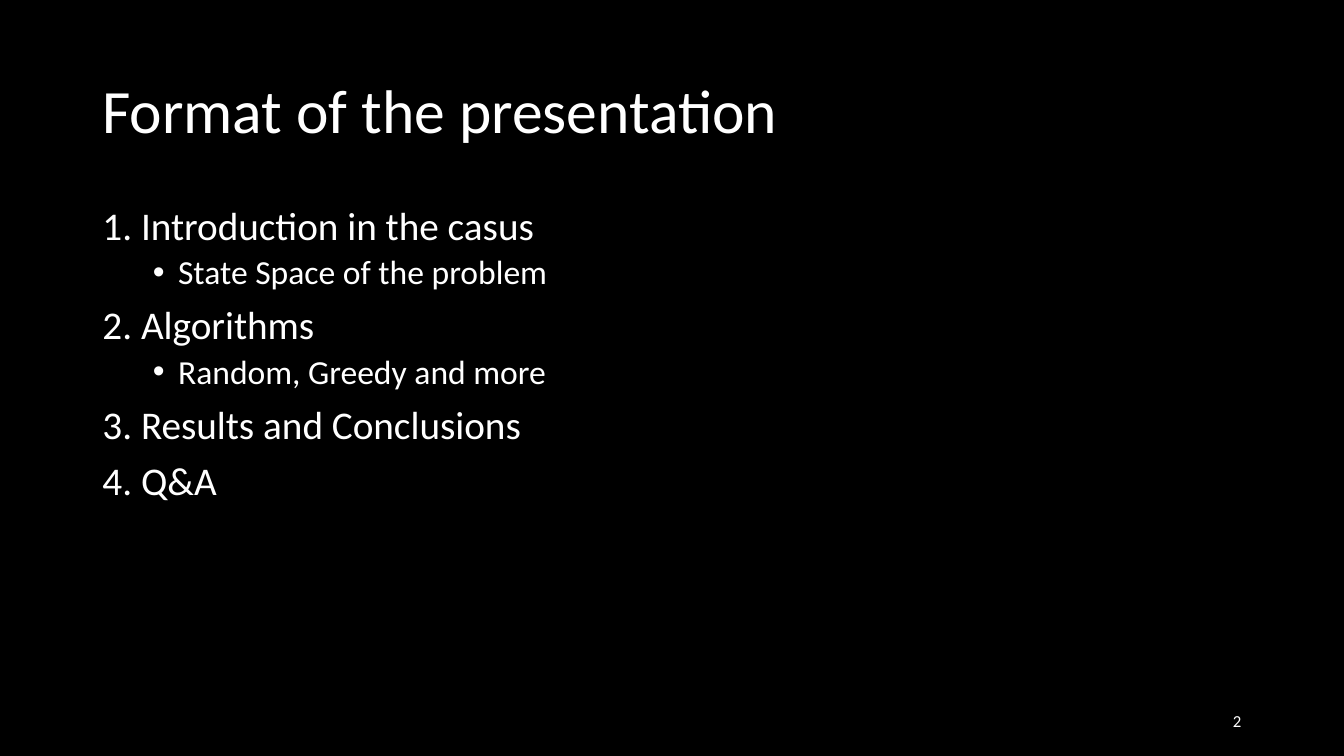
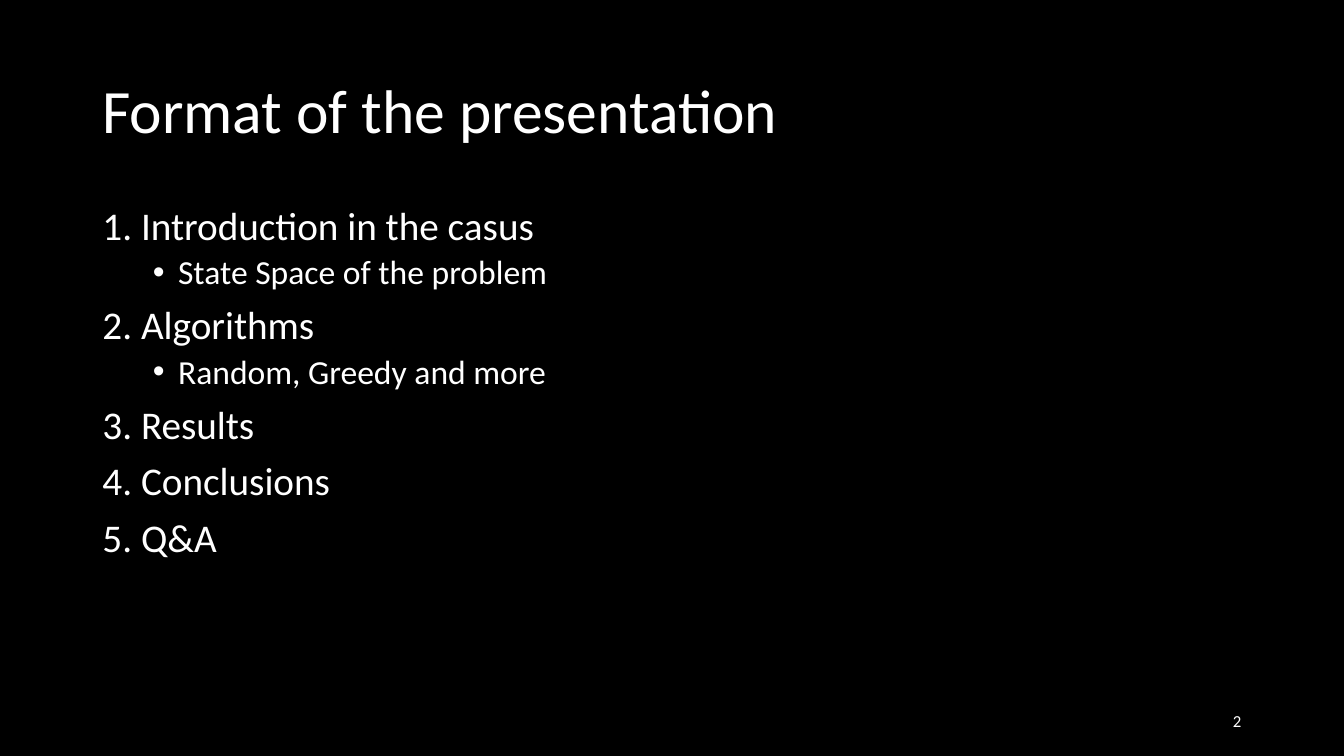
Before and after one commit to Loek21/Protein-Pow-d-er, a slide deck: slide 2 of Documentation/PPP, Week 2, Meeting 1.pptx. Drawn at 1344x756 pixels with LibreOffice and Linux fonts; fonts in the diff are those of the drawing. Boxes give left, top, right and bottom in pixels: in the first picture for what was removed or moved away, otherwise in the second. Text is boxed around its words. In the diff, an @@ line names an element or a change of style, - is before the commit and + after.

Commit message:
PPP: Update
Done:
My slides
Numbering of titles
Added few pictures in my slides
Reformatted presentationformat slide
Removed Datastructure reminder slide

```diff
--- a/Documentation/PPP, Week 2, Meeting 1.pptx
+++ b/Documentation/PPP, Week 2, Meeting 1.pptx
@@ text at bbox=[102, 411, 330, 558]: text changed @@
-3. Results and Conclusions
-4. Q&A
+3. Results
+4. Conclusions
+5. Q&A
```
Also in this commit, not shown: 14 other slides changed, 2 other files.
